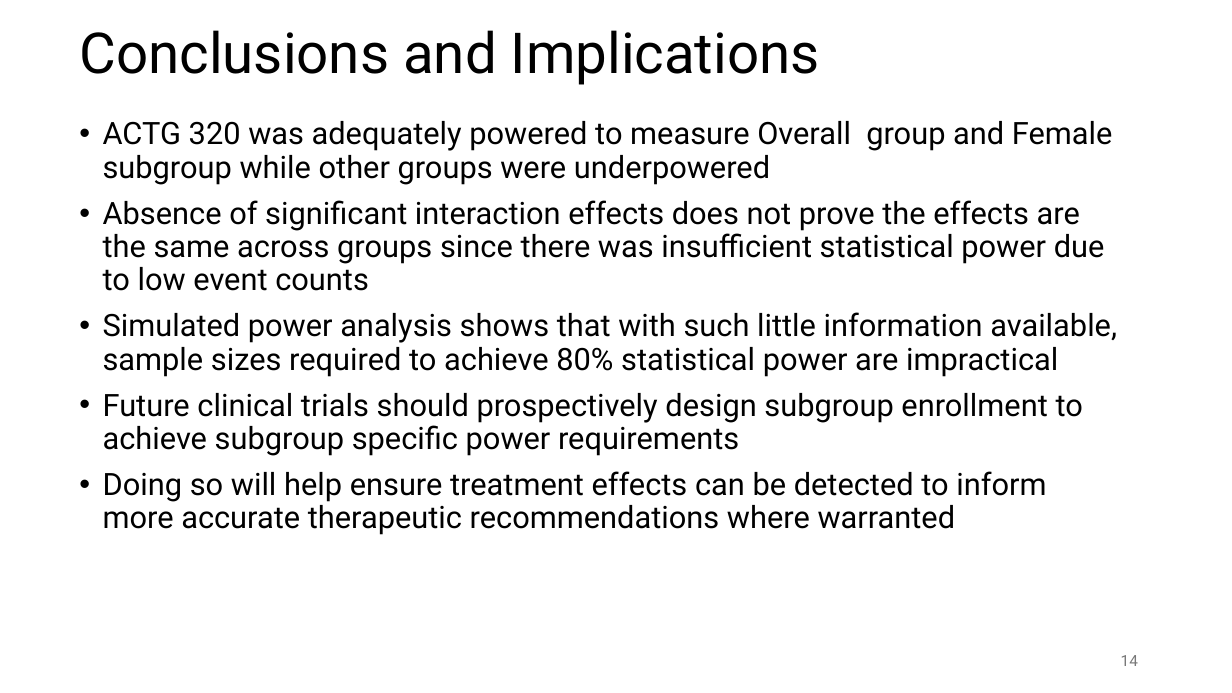
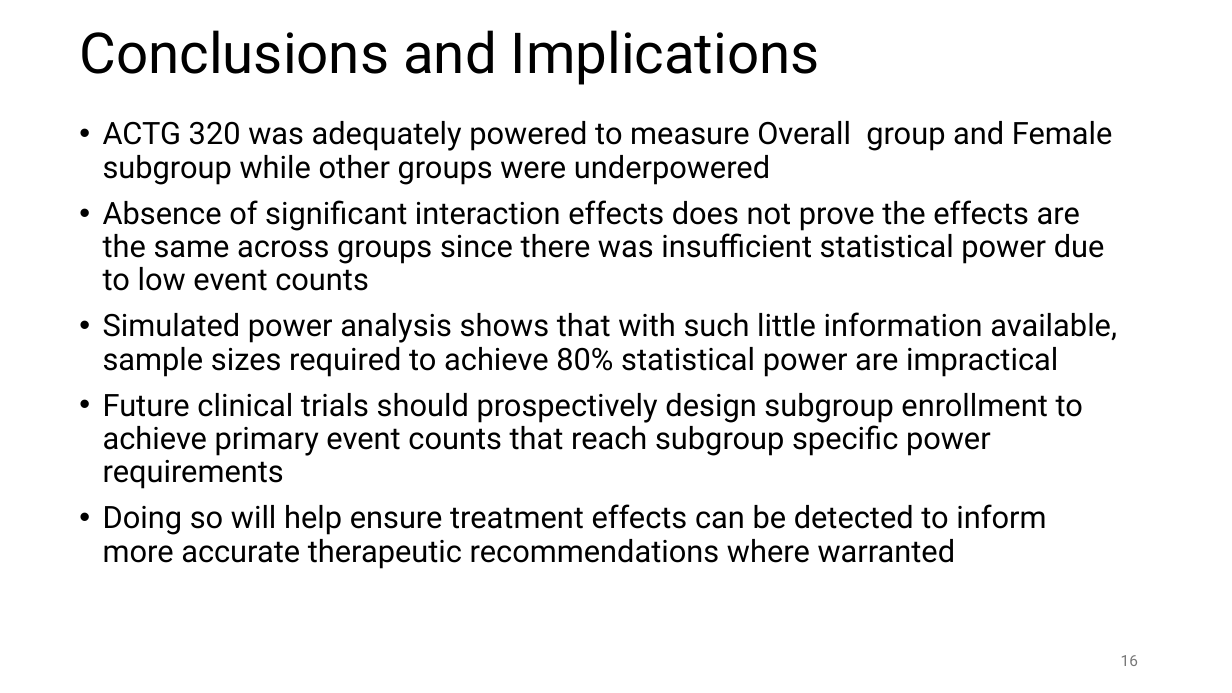
Before and after one commit to susanpeck/Math261BExperimentalDesignProject, a slide deck: slide 16 of Document_Files/Presentation_Slides_v1.pptx (slide 14 before the commit). Drawn at 1232x693 pixels with LibreOffice and Linux fonts; fonts in the diff are those of the drawing. Boxes give left, top, right and bottom in pixels: in the first picture for what was removed or moved away, otherwise in the second. Text is boxed around its words. In the diff, an @@ line names an element or a change of style, - is before the commit and + after.

```diff
--- a/Document_Files/Presentation_Slides_v1.pptx
+++ b/Document_Files/Presentation_Slides_v1.pptx
@@ text at [103, 393, 1083, 489]: text changed @@
-• Future clinical trials should prospectively design subgroup enrollment to achieve subgroup specific power requirements
+• Future clinical trials should prospectively design subgroup enrollment to achieve primary event counts that reach subgroup specific power requirements
@@ page number at [1121, 655, 1138, 666]: text changed @@
-14
+16
```
Also in this commit, not shown: 7 other slides changed, 2 slides added.
